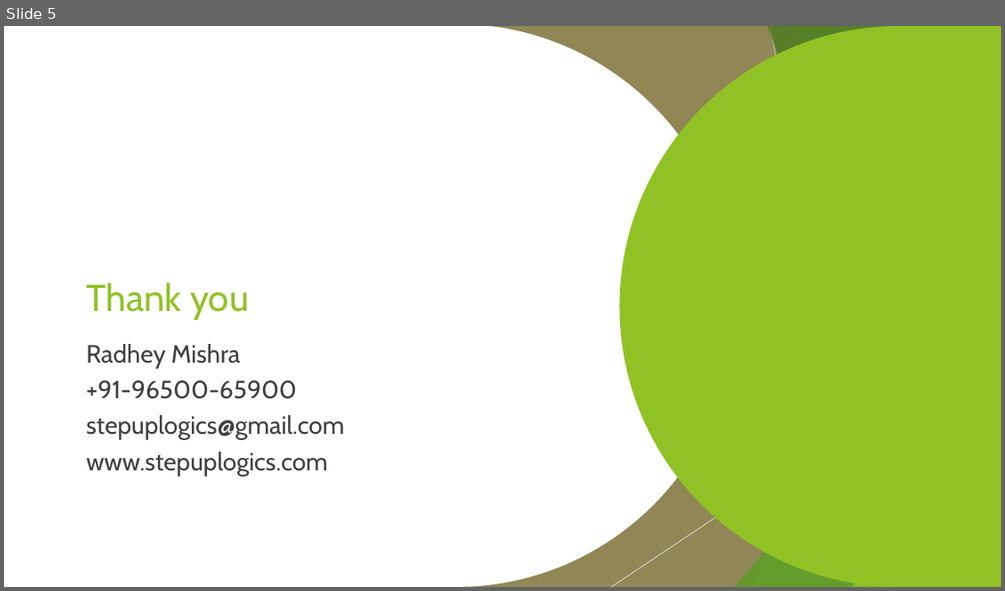
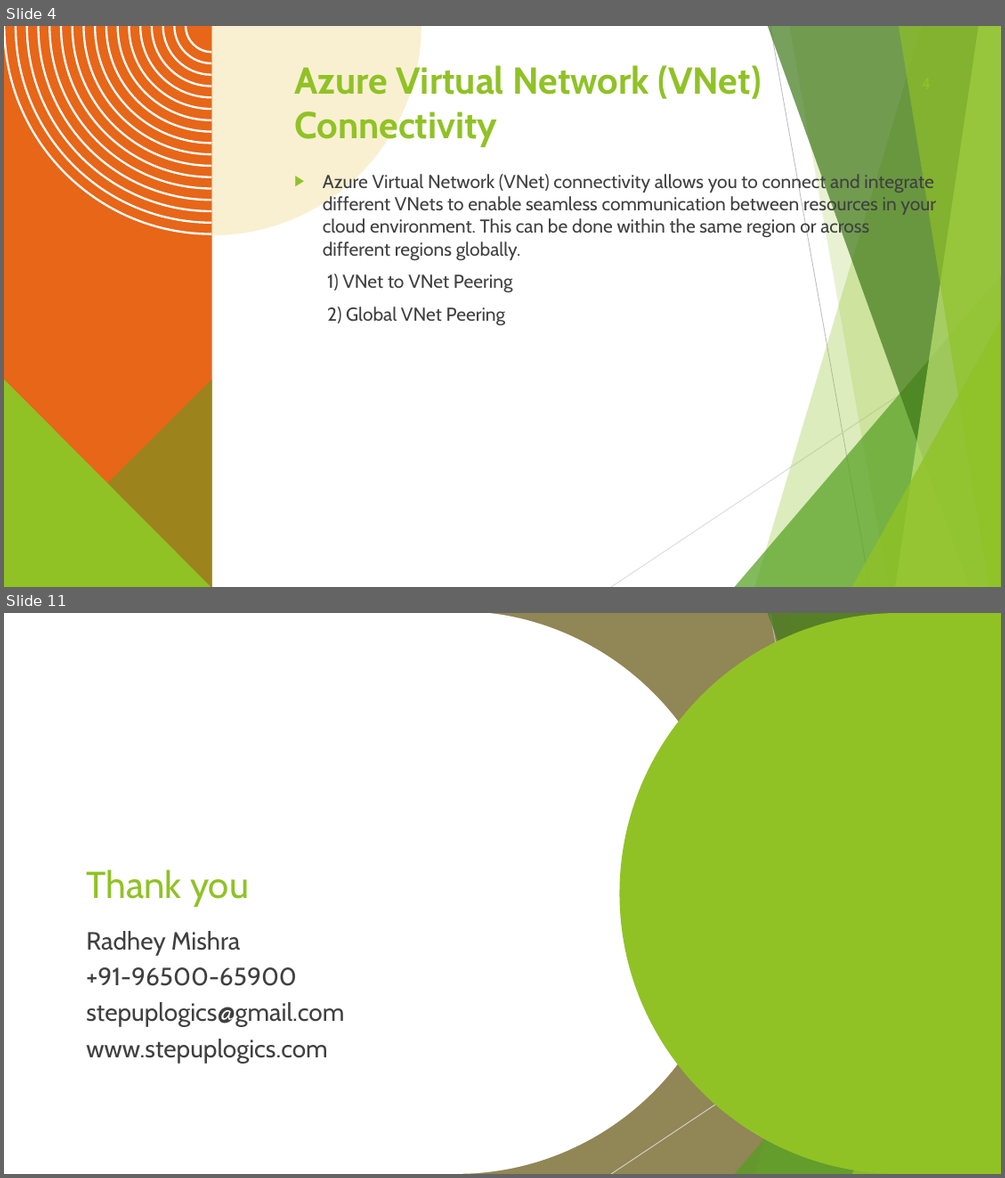
Before and after one commit to radhey24h/cloud-in-depth, a slide deck: azure-in-depth/Day-5-Azure-Networking/01-Azure-Networking.pptx. Shown one above the other, each under a label of ours: slide 5 before the commit, slides 4 and 11 after it; the slides between them are not shown. The pictures are 1005x591 and 1005x1178 pixels, drawn with LibreOffice and Linux fonts; fonts in the diff are those of the drawing; background and template pictures are left out. Boxes give left, top, right and bottom in pixels: in the first picture for what was removed or moved away, otherwise in the second. Text is boxed around its words. In the diff, an @@ line names an element or a change of style, - is before the commit and + after.

Commit message:
changes in Azure networking ppt

```diff
--- a/azure-in-depth/Day-5-Azure-Networking/01-Azure-Networking.pptx
+++ b/azure-in-depth/Day-5-Azure-Networking/01-Azure-Networking.pptx
@@ slide 4 added at [4,26,1001,587], background #FFFFFF; not listed: 10 template elements that a slide beside it also shows @@
@@ freeform shape added at [4,26,212,587], fill #E76618 @@
@@ freeform shape added at [4,26,212,234], fill #FFFFFF @@
@@ freeform shape added at [212,26,421,235], fill #F5E3A5 at 50% opacity @@
@@ title added at [294,62,761,147], 36 pt, text #90C226, bold @@
+Azure Virtual Network (VNet) Connectivity
@@ text added at [323,172,936,325], 18 pt, text #404040 @@
+▶ Azure Virtual Network (VNet) connectivity allows you to connect and integrate different VNets to enable seamless communication between resources in your cloud environment. This can be done within the same region or across different regions globally.
+  1) VNet to VNet Peering
+  2) Global VNet Peering
@@ freeform shape added at [4,378,212,587], fill #54A021 at 50% opacity @@
@@ freeform shape added at [4,378,212,587], fill #90C226 @@
@@ what was slide 5 is now slide 11 @@
```
Also in this commit, not shown: 3 slides changed, 6 other slides added, 1 slide removed, 9 other files.
